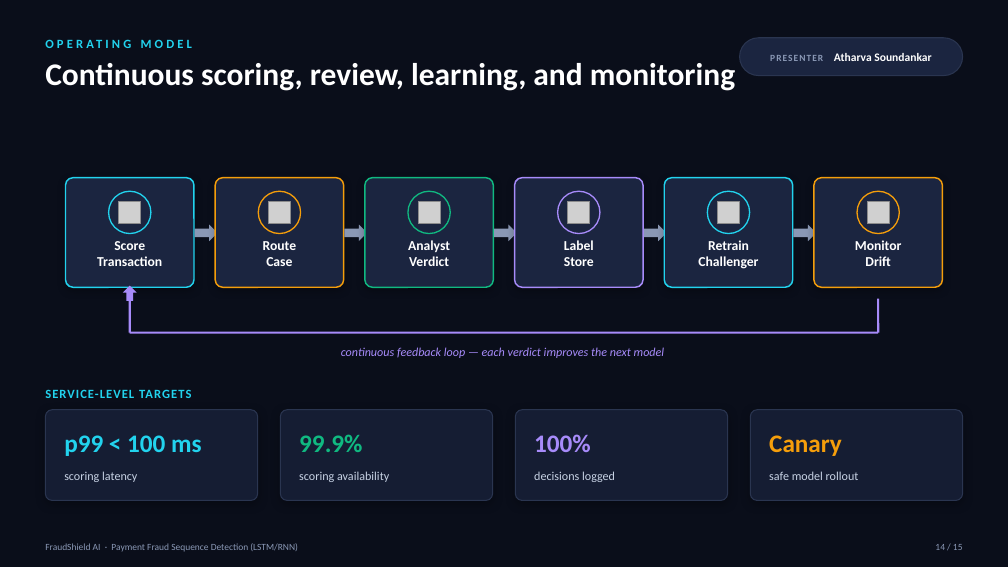
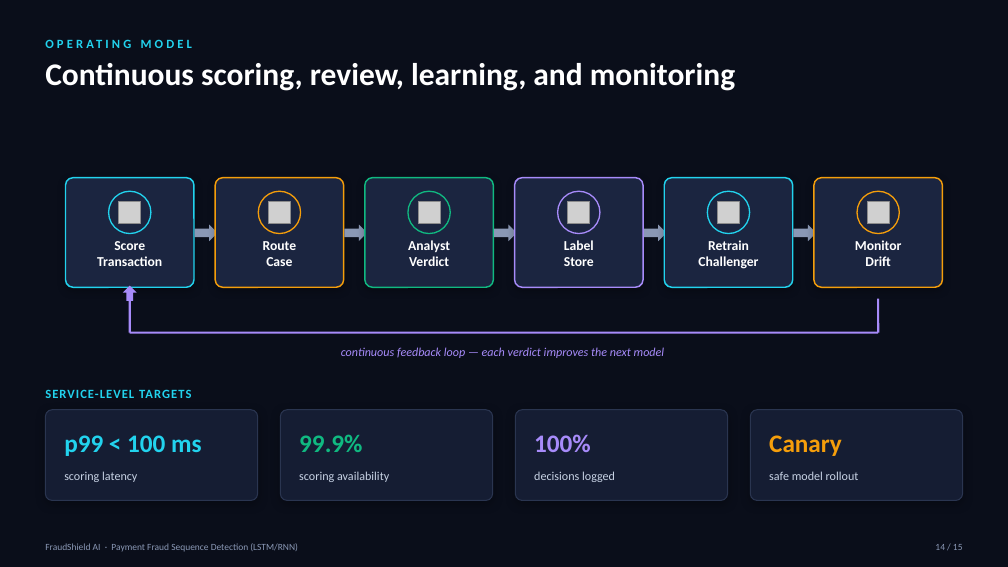
Before and after one commit to krish2105/FraudShield-AI-Deep-Learning-, a slide deck: slide 14 of FraudShield_AI_LSTM_DL_Project.pptx. Drawn at 1008x567 pixels with LibreOffice and Linux fonts; fonts in the diff are those of the drawing; grey boxes stand for pictures. Boxes give left, top, right and bottom in pixels: in the first picture for what was removed or moved away, otherwise in the second. Text is boxed around its words. In the diff, an @@ line names an element or a change of style, - is before the commit and + after.

```diff
--- a/FraudShield_AI_LSTM_DL_Project.pptx
+++ b/FraudShield_AI_LSTM_DL_Project.pptx
@@ rounded rectangle removed at (740,38,963,76) @@
@@ text removed at (770,53,931,61) @@
-PRESENTER Atharva Soundankar
```
Also in this commit, not shown: 13 other slides changed, 2 other files.
